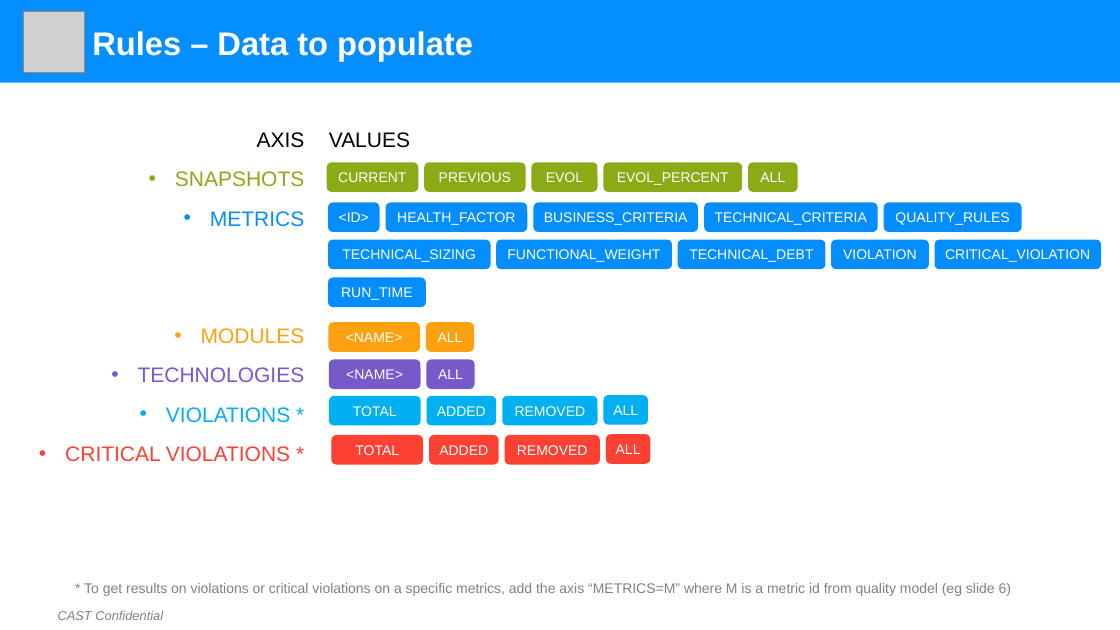
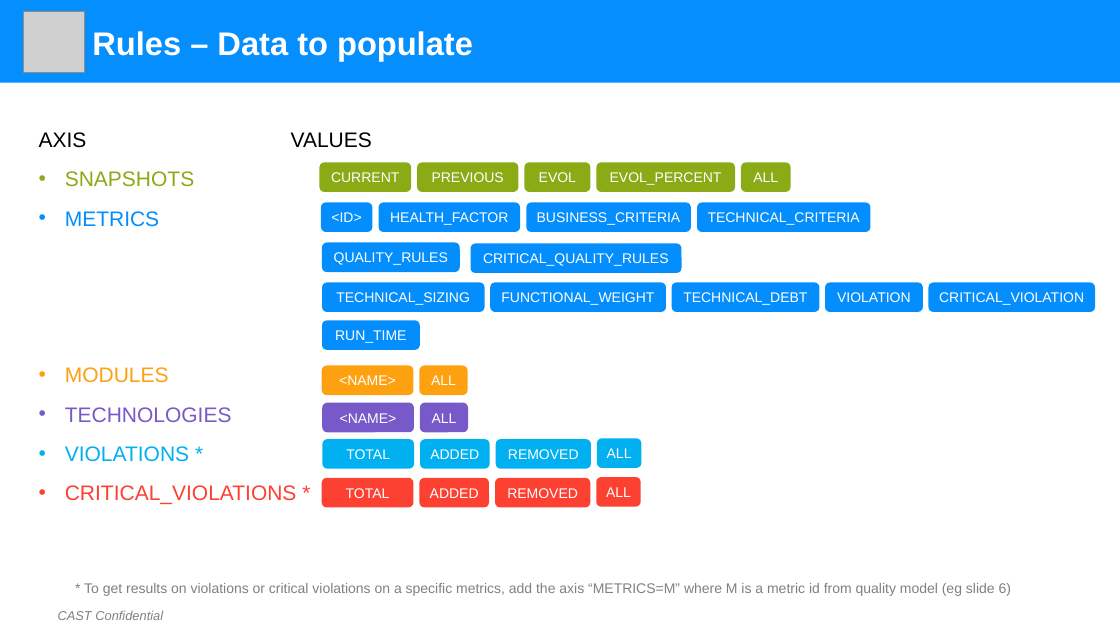
Before and after one commit to CAST-projects/ReportGenerator, a slide deck: slide 2 of CastReporting.Reporting/TemplatesFiles/Generic Graph Definition.pptx. Drawn at 1120x630 pixels with LibreOffice and Linux fonts; fonts in the diff are those of the drawing; grey boxes stand for pictures; background and template pictures are left out. Boxes give left, top, right and bottom in pixels: in the first picture for what was removed or moved away, otherwise in the second. Text is boxed around its words. In the diff, an @@ line names an element or a change of style, - is before the commit and + after.

```diff
--- a/CastReporting.Reporting/TemplatesFiles/Generic Graph Definition.pptx
+++ b/CastReporting.Reporting/TemplatesFiles/Generic Graph Definition.pptx
@@ text "AXIS VALUES": place and size @@
-text "AXIS VALUES" at box(65, 132, 305, 461)
+text "AXIS VALUES" at box(39, 132, 372, 504)
@@ text at box(39, 132, 372, 148): text changed @@
-AXIS
+AXIS VALUES
@@ text removed at box(329, 132, 410, 148) @@
-VALUES
@@ text at box(65, 171, 232, 462): alignment right to left @@
@@ 4 rounded rectangles: place and size @@
-4 rounded rectangles at box(327, 162, 798, 232)
+4 rounded rectangles at box(319, 162, 791, 232)
@@ 5 rounded rectangles: place and size @@
-5 rounded rectangles at box(386, 162, 877, 232)
+5 rounded rectangles at box(379, 162, 870, 232)
@@ rounded rectangle "QUALITY_RULES": place and size @@
-rounded rectangle "QUALITY_RULES" at box(884, 202, 1022, 232)
+rounded rectangle "QUALITY_RULES" at box(322, 243, 460, 272)
@@ rounded rectangle added at box(471, 244, 681, 273), fill #048EFD, 12 pt, text #FFFFFF @@
+CRITICAL_QUALITY_RULES
@@ 6 rounded rectangles: place and size @@
-6 rounded rectangles at box(329, 239, 1102, 307)
+6 rounded rectangles at box(322, 282, 1095, 350)
@@ rounded rectangle "<NAME>": place and size @@
-rounded rectangle "<NAME>" at box(329, 360, 420, 389)
+rounded rectangle "<NAME>" at box(322, 365, 413, 395)
@@ rounded rectangle "<NAME>" at box(322, 365, 413, 395): fill #7859C9 to #FDA110 @@
@@ 5 rounded rectangles: place and size @@
-5 rounded rectangles at box(332, 360, 650, 465)
+5 rounded rectangles at box(323, 365, 642, 469)
@@ rounded rectangle "ALL" at box(419, 365, 467, 395): fill #7859C9 to #FDA110 @@
@@ rounded rectangle "<NAME>" at box(323, 402, 414, 432): fill #FDA110 to #7859C9 @@
@@ rounded rectangle "ALL" at box(420, 402, 468, 432): fill #FDA110 to #7859C9 @@
@@ fill #FC4132 to #00B0F0 in 4 elements at box(597, 439, 642, 468), box(496, 439, 591, 469), box(323, 439, 414, 469), box(420, 439, 490, 469) @@
@@ rounded rectangle "ADDED": place and size @@
-rounded rectangle "ADDED" at box(427, 396, 497, 425)
+rounded rectangle "ADDED" at box(419, 478, 489, 507)
@@ 5 rounded rectangles: place and size @@
-5 rounded rectangles at box(329, 323, 648, 425)
+5 rounded rectangles at box(322, 402, 641, 507)
@@ fill #00B0F0 to #FC4132 in 4 elements at box(597, 477, 641, 507), box(322, 478, 413, 507), box(419, 478, 489, 507), box(495, 478, 590, 507) @@
@@ text at box(65, 485, 297, 504): text changed @@
-• CRITICAL VIOLATIONS *
+• CRITICAL_VIOLATIONS *
```
Also in this commit, not shown: 3 other files.
